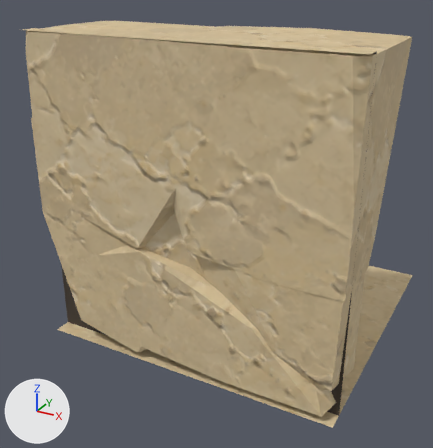
The glTF model assets/custom/models/ground_modules/ground_square_edge_07.glb, before and after one commit.
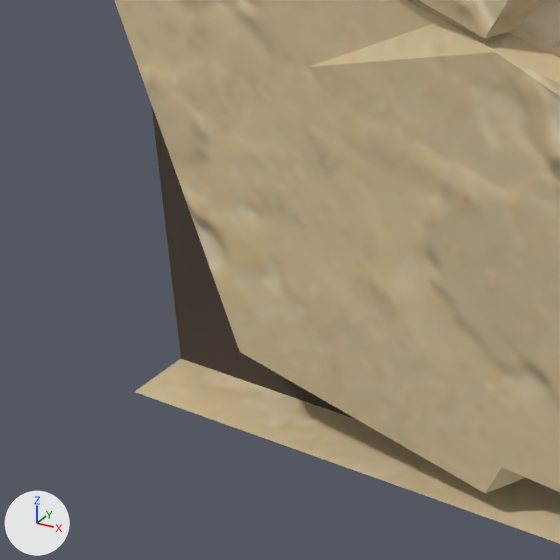
The first picture shows the older version from a 50 mm camera at (1.342, -1.287, 1.18) aimed at (0.425, 0.381, 0.345). The close-ups show the older and then the newer version on the part from 6% to 36% of the width and 54% to 82% of the height of that picture. Only the edits that show in the close-ups are written down. The axes (+X, +Y, +Z) are drawn at lower left. The lights are the same throughout.

Names of what the first close-up shows: 'GroundSquareEdge07_Body'.
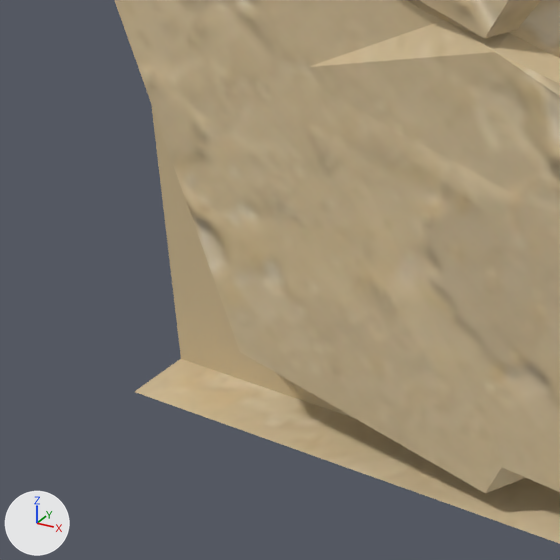
Changed parts and their boxes [x1, y1, x2, y2] in the close-ups (560 x 560 px):
'GroundSquareEdge07_Body', recoloured: [151, 104, 549, 492] in both

The change, as a list of edits to the scene's bpy script:
```text
Change mat_groundmodulerecess:
    mat_groundmodulerecess.base_color: (0.06, 0.045, 0.032) -> (0.61, 0.48, 0.28)  # brown #453c32 -> beige #cdb890
```
